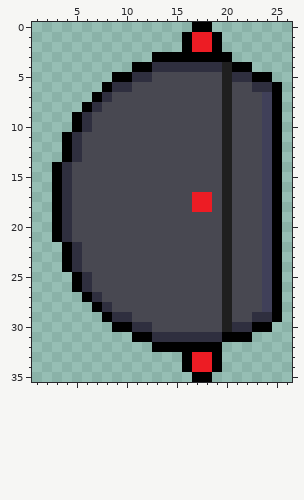
One commit to this pixel-art sprite: UCBeditor/element/solid/Tr/TO-92.png. The first picture shows the starting point.
The file is 36x36 pixels. Shown: x 1..26, y 0..35.
The result:
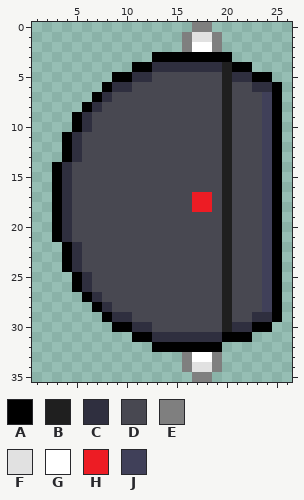
Palette (. is transparent): A #000000  B #1f1f1f  C #2f2f3f  D #484851  E #7f7f7f  F #e1e1e1  G #ffffff  H #ed1c24  J #404059
The edit:
{"y":0,"x":17,"old":"AA","new":"EE"}
{"y":1,"x":16,"old":"AHHA","new":"EFFE"}
{"y":2,"x":16,"old":"AHHA","new":"EGGE"}
{"y":33,"x":16,"old":"AHHA","new":"EGGE"}
{"y":34,"x":16,"old":"AHHA","new":"EFFE"}
{"y":35,"x":17,"old":"AA","new":"EE"}
